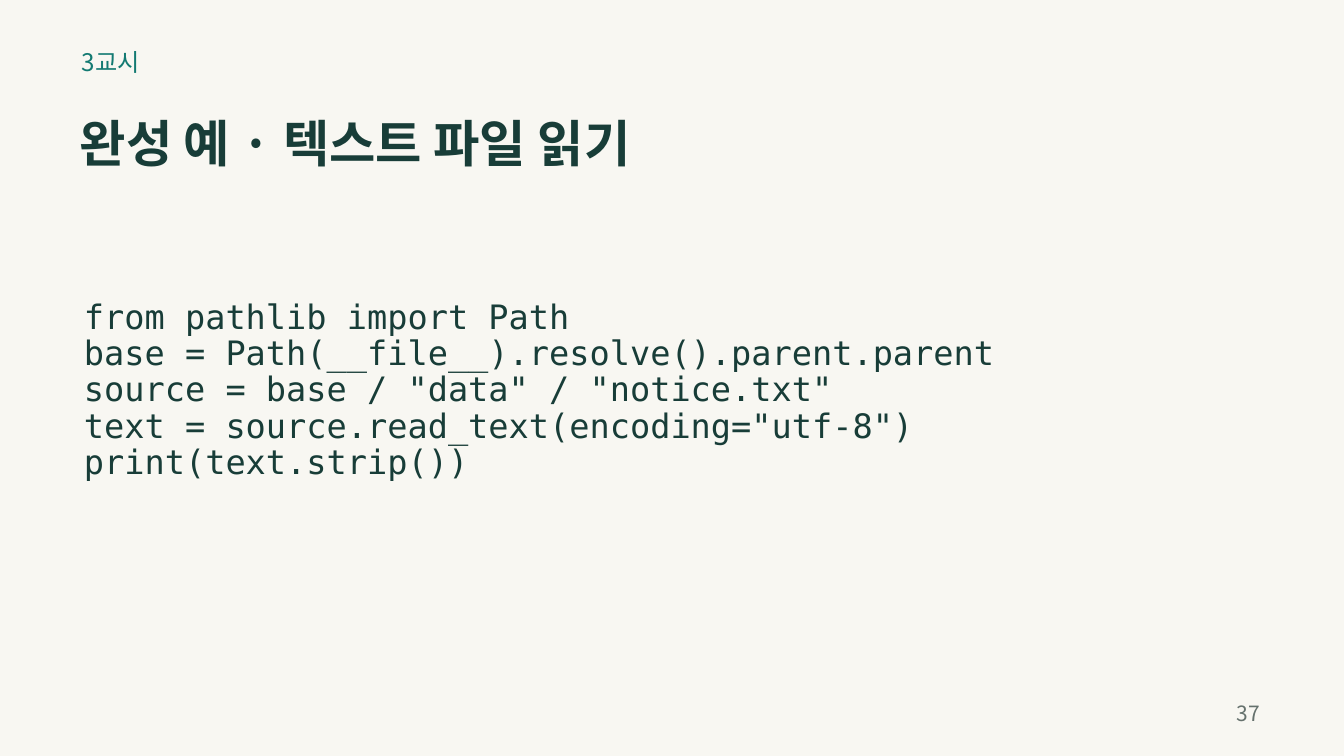
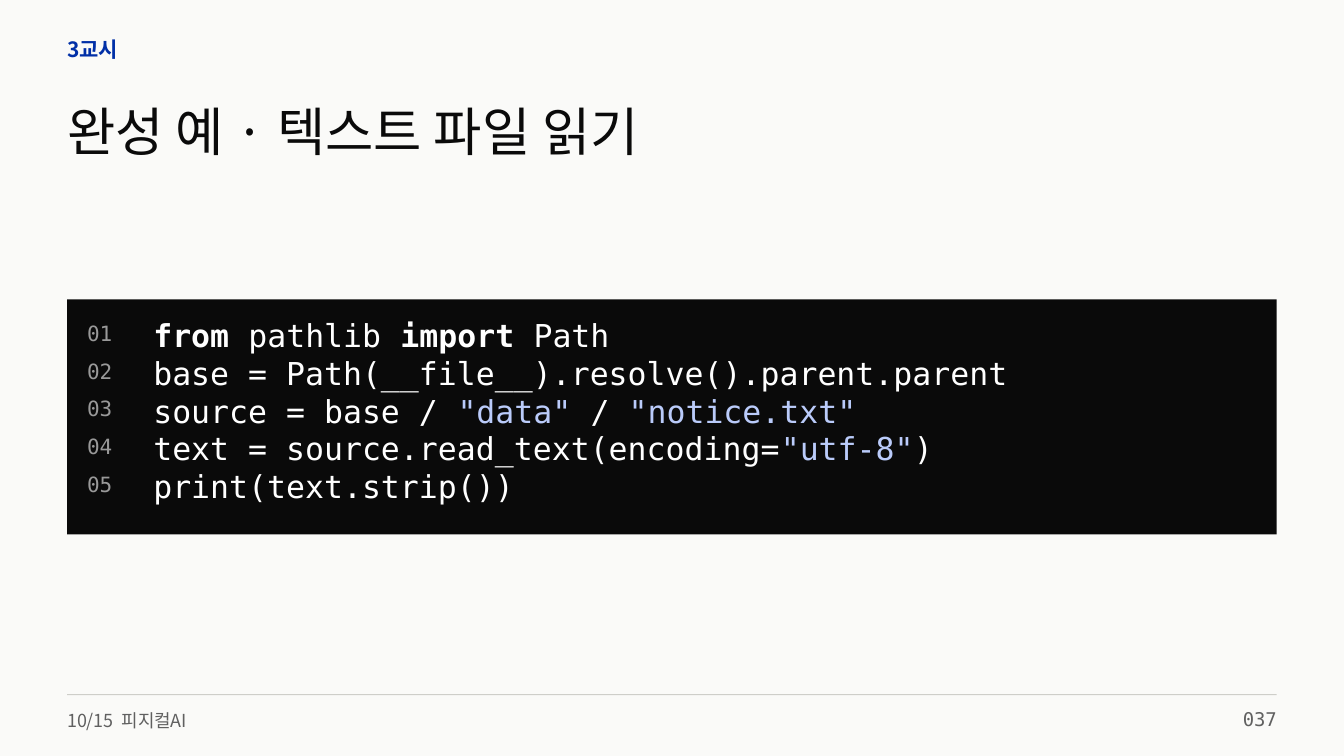
Before and after one commit to zeusk302-png/kdigital-physical-ai, a slide deck: slide 37 of downloads/2026-10-15/readable-slides.pptx. Drawn at 1344x756 pixels with LibreOffice and Linux fonts; fonts in the diff are those of the drawing. Boxes give left, top, right and bottom in pixels: in the first picture for what was removed or moved away, otherwise in the second. Text is boxed around its words. In the diff, an @@ line names an element or a change of style, - is before the commit and + after.

```diff
--- a/downloads/2026-10-15/readable-slides.pptx
+++ b/downloads/2026-10-15/readable-slides.pptx
@@ background #F8F7F2 to #FAFAF8 @@
@@ text "3교시": place and size @@
-text "3교시" at [82,51,140,73]
+text "3교시" at [67,39,118,59]
@@ text "3교시" at [67,39,118,59]: size 17.2 to 15 pt, text colour #137A72 to #002FA7, bold on @@
@@ text "완성 예 · 텍스트 파일 ...": place and size @@
-text "완성 예 · 텍스트 파일 ..." at [80,119,631,167]
+text "완성 예 · 텍스트 파일 ..." at [67,107,639,155]
@@ text "완성 예 · 텍스트 파일 ..." at [67,107,639,155]: size 36 to 37.5 pt, text colour #183D38 to #0A0A0A, bold off @@
@@ rectangle added at [68,299,1277,534], fill #0A0A0A @@
@@ text at [84,303,995,402]: paragraphs removed @@
-from pathlib import Path
-base = Path(__file__).resolve().parent.parent
-source = base / "data" / "notice.txt"
@@ text added at [87,325,112,341], 15 pt, text #999999 @@
+01
@@ text added at [153,321,610,354], 22.5 pt, text #FFFFFF @@
+from pathlib import Path
@@ text added at [87,363,112,379], 15 pt, text #999999 @@
+02
@@ text added at [153,361,1007,392], 22.5 pt, text #FFFFFF @@
+base = Path(__file__).resolve().parent.parent
@@ text added at [87,400,112,416], 15 pt, text #999999 @@
+03
@@ text added at [153,399,857,424], 22.5 pt, text #BACBFA @@
+source = base / "data" / "notice.txt"
@@ text at [84,448,468,481]: paragraph removed @@
-print(text.strip())
@@ text added at [87,438,112,454], 15 pt, text #999999 @@
+04
@@ text "text = source.read_text(encoding="utf-8")": place and size @@
-text "text = source.read_text(encoding="utf-8")" at [84,303,995,481]
+text "text = source.read_text(encoding="utf-8")" at [153,436,933,468]
@@ text "text = source.read_text(encoding="utf-8")" at [153,436,933,468]: size 24 to 22.5 pt; text colour #183D38 to #FFFFFF in "text = source.read_text(encoding="utf-8")"; text colour #183D38 to #BACBFA in "source.read_text(encoding="utf-8")"; line spacing 0.9 to 1 @@
@@ text added at [87,476,112,492], 15 pt, text #999999 @@
+05
@@ text added at [153,474,514,505], 22.5 pt, text #FFFFFF @@
+print(text.strip())
@@ text added at [67,712,187,730], 12.8 pt, text #606060 @@
+10/15 피지컬AI
@@ rectangle added at [68,695,1277,696], fill #CECEC9 @@
@@ text removed at [1237,705,1260,721] @@
-37
@@ text added at [1243,712,1277,726], 13.5 pt, text #606060 @@
+037
```
Also in this commit, not shown: 96 other slides changed, 11 other files.
